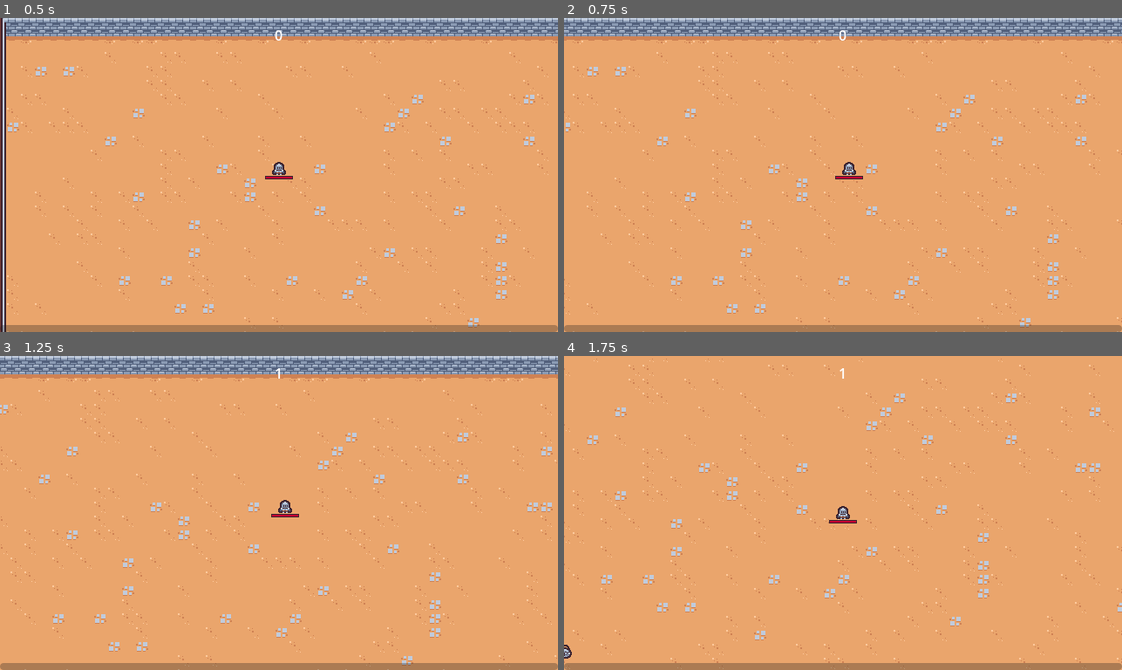
Above: before the commit, frames 1-4 (two rows, left to right).
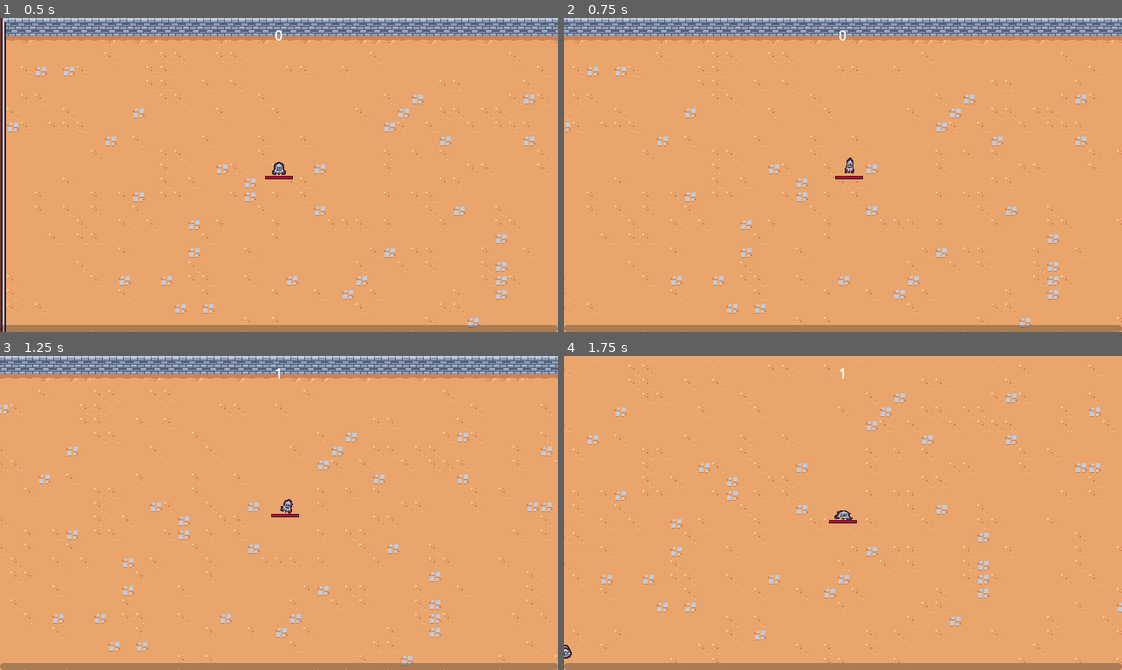
Above: after the commit, the same moments.

Repository: SugarF0x/2D-survivor-course
Game: Godot game, scene res://scenes/main/main.tscn
Same seed, same stepped clock (60 frames per second), same inputs: the game is played once before the commit and once after it.
Inputs (mouse positions are in pixels of both pictures, inside the frame that each line leads up to):
- Up to frame 1 (0.5 s): no input
- Up to frame 2 (0.75 s): move the mouse to (965, 159) at 0.52 s; press the mouse at (965, 159) at 0.53 s; hold D (move_right) from 0.53 s (still down)
- Up to frame 3 (1.25 s): keep holding D (move_right)
- Up to frame 4 (1.75 s): move the mouse to (731, 528) at 1.27 s; release D (move_right) at 1.28 s; release the mouse at (731, 528) at 1.28 s; hold S (move_down) from 1.28 s (still down); click (731, 528) at 1.35 s

Frame 1 is identical in both runs. In frame 2, less than 0.1% of the frame differs, in the area x 49-53%, y 44-50%; in frame 3, less than 0.1%; in frame 4, less than 0.1%.

Commit message:
play animation on walk

Diff:
--- a/scenes/game_object/player/player.gd
+++ b/scenes/game_object/player/player.gd
@@ -8,6 +8,8 @@
 @onready var health_component = %HealthComponent as HealthComponent
 @onready var health_bar = %HealthBar as ProgressBar
 @onready var abilities_node = %Abilities as Node
+
+@onready var animation_player = $AnimationPlayer as AnimationPlayer
 
 var colliding_body_number = 0
 
@@ -22,12 +24,16 @@
 
 
 func _process(delta):
-	var direction = get_movement_vector().normalized()
+	var movement_vector = get_movement_vector()
+	var direction = movement_vector.normalized()
 	var target_velocity = direction * MAX_SPEED
 
 	velocity = velocity.lerp(target_velocity, 1 - exp(-delta * ACCELERATION_SMOOTHING))
 
 	move_and_slide()
+
+	if movement_vector != Vector2.ZERO: animation_player.play('walk')
+	else: animation_player.play('RESET')
 
 
 func update_health_display():
